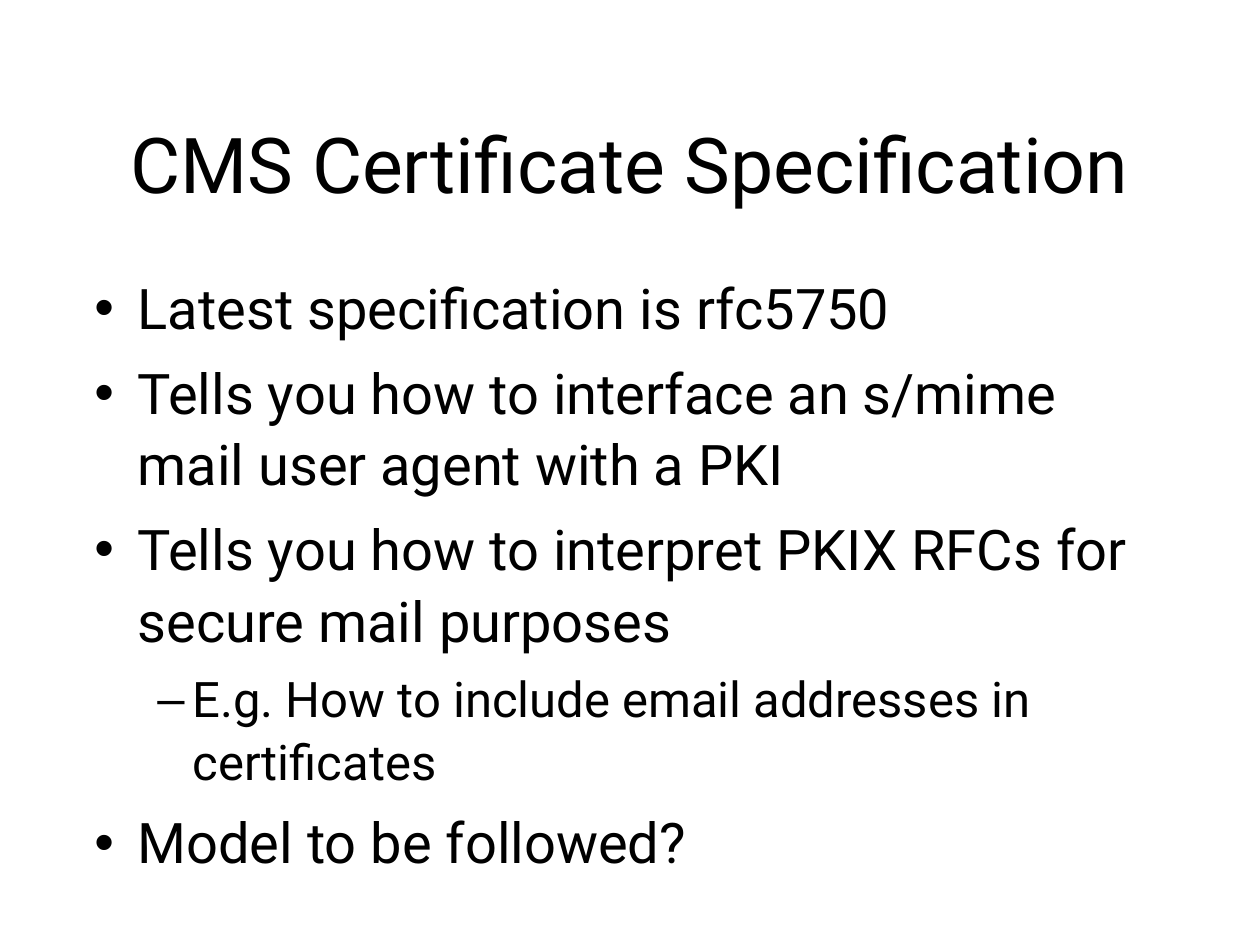
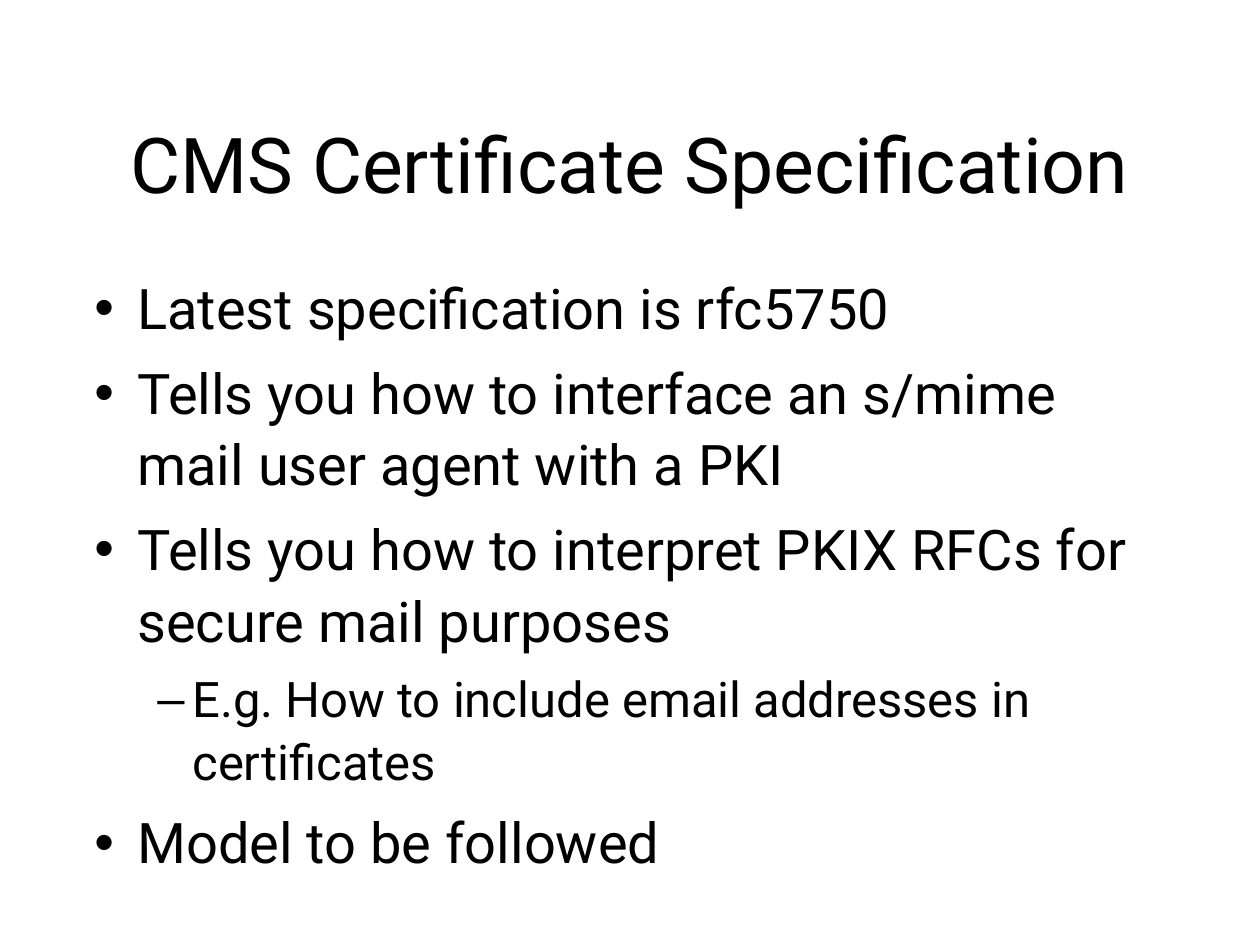
Before and after one commit to sftcd/cs7053, a slide deck: slide 44 of 2016lectures/06-protocols.ppt. Drawn at 1260x945 pixels with LibreOffice and Linux fonts; fonts in the diff are those of the drawing. Boxes give left, top, right and bottom in pixels: in the first picture for what was removed or moved away, otherwise in the second. Text is boxed around its words. In the diff, an @@ line names an element or a change of style, - is before the commit and + after.

```diff
--- a/2016lectures/06-protocols.ppt
+++ b/2016lectures/06-protocols.ppt
@@ text at [137, 820, 659, 864]: text changed @@
-• Model to be followed?
+• Model to be followed
```
Also in this commit, not shown: 8 other slides changed, 5 other files.
